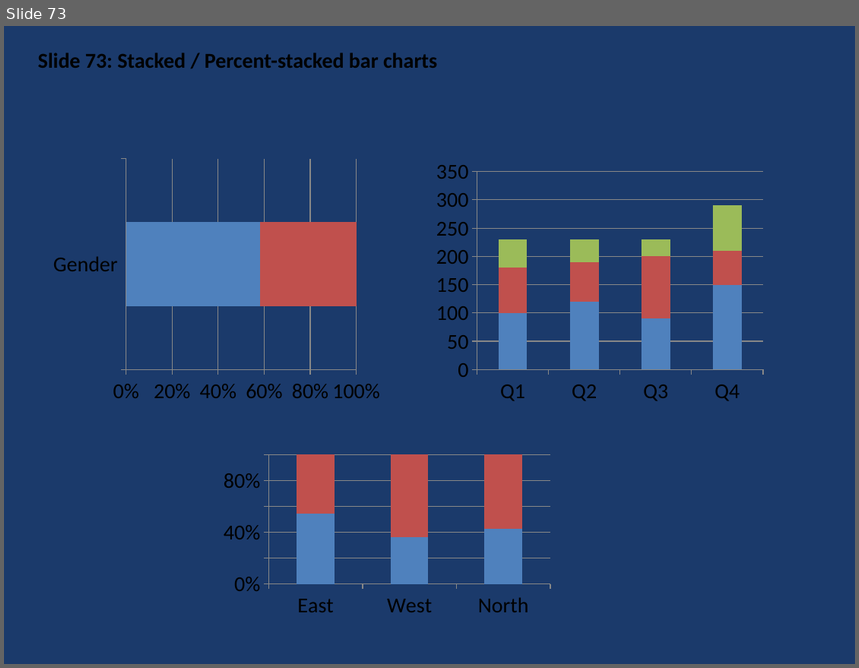
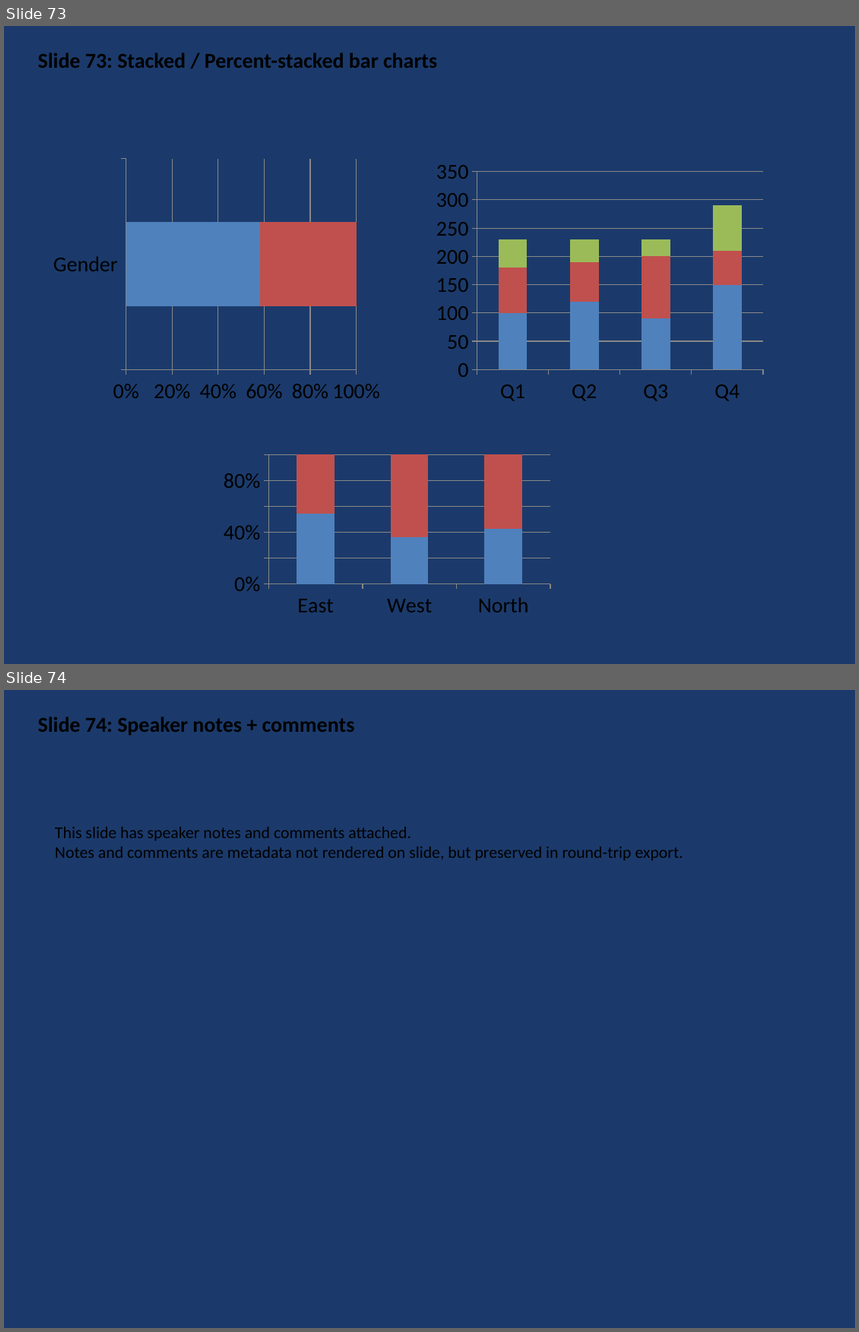
Before and after one commit to t-ujiie-g/pptx-svg, a slide deck: test_fixtures/test_features.pptx. Shown one above the other, each under a label of ours: slide 73 before the commit, slides 73 and 74 after it. The pictures are 859x668 and 859x1332 pixels, drawn with LibreOffice and Linux fonts; fonts in the diff are those of the drawing. Boxes give left, top, right and bottom in pixels: in the first picture for what was removed or moved away, otherwise in the second. Text is boxed around its words. In the diff, an @@ line names an element or a change of style, - is before the commit and + after.

```diff
--- a/test_fixtures/test_features.pptx
+++ b/test_fixtures/test_features.pptx
@@ slide 74 added at (4, 690, 855, 1328), background #1B3A6B @@
@@ text added at (38, 717, 355, 736), 18 pt, text #000000, bold @@
+Slide 74: Speaker notes + comments
@@ text added at (55, 827, 683, 861), 14 pt, text #000000 @@
+This slide has speaker notes and comments attached.
+Notes and comments are metadata not rendered on slide, but preserved in round-trip export.
```
Also in this commit, not shown: 7 other files.
